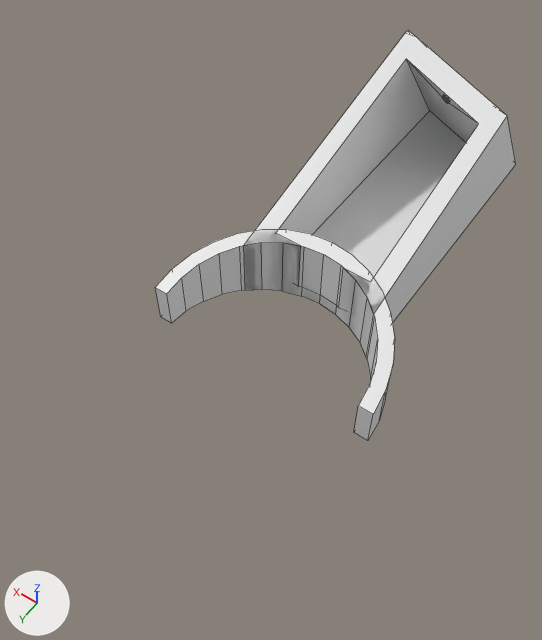
Before and after pictures for a commit that changed the Blender file model.blend.
Rendered twice from a 50 mm lens placed at (-49.9, 65.4, 122.6), pointed at (3.7, -9.7, 4.6). Every picture has the same lights, and +X, +Y and +Z are marked at lower left. Mesh edges are drawn as thin lines.

Before the edit, the objects in view are built like this:
```python
ob_angle_hole = bpy.data.objects.new('Angle Hole', me_cube_001)
ob_angle_hole.location = (0.0, -105.0, 3.0)
ob_angle_hole.rotation_euler = (0.0, 0.0, -0.436)  # degrees (0, 0, -25)
ob_angle_hole.scale = (40.0, 10.0, 10.0)
ob_angle_hole_2 = bpy.data.objects.new('Angle Hole 2', me_cube_002)
ob_angle_hole_2.location = (0.0, -105.0, 21.08)
ob_angle_hole_2.rotation_euler = (-0.611, 0.0, -0.436)  # degrees (-35, 0, -25)
ob_angle_hole_2.scale = (40.0, 20.0, 40.0)
ob_angle_hole_2_001 = bpy.data.objects.new('Angle Hole 2.001', me_cube_007)
ob_angle_hole_2_001.location = (0.0, -98.0, 21.08)
ob_angle_hole_2_001.rotation_euler = (-0.611, 0.0, -0.436)  # degrees (-35, 0, -25)
ob_angle_hole_2_001.scale = (40.0, 20.0, 40.0)
ob_arm = bpy.data.objects.new('Arm', me_cube)
ob_arm.location = (0.0, -50.0, 15.0)
ob_arm.scale = (15.0, 65.0, 15.0)
ob_cube = bpy.data.objects.new('Cube', me_cube_019)
ob_cube.location = (0.0, 20.0, 0.0)
ob_cube.scale = (25.0, 20.0, 40.0)
ob_cylinder = bpy.data.objects.new('Cylinder', me_cylinder)
ob_cylinder.location = (0.0, 0.0, 15.0)
ob_cylinder.scale = (25.0, 25.0, 15.0)
ob_front_angle_hole = bpy.data.objects.new('Front Angle Hole', me_cube_003)
ob_front_angle_hole.location = (0.0, 3.0, 50.0)
ob_front_angle_hole.rotation_euler = (-0.262, 0.0, 0.0)  # degrees (-15, 0, 0)
ob_front_angle_hole.scale = (30.0, 100.0, 40.0)
ob_hole = bpy.data.objects.new('Hole', me_cylinder_001)
ob_hole.location = (0.0, 0.0, 0.0)
ob_hole.scale = (22.0, 22.0, 40.0)
ob_nail_hole = bpy.data.objects.new('Nail Hole', me_cylinder_002)
ob_nail_hole.location = (0.0, -64.0, 21.0)
ob_nail_hole.rotation_euler = (1.309, 0.0, 0.0)  # degrees (75, 0, 0)
ob_nail_hole.scale = (1.0, 1.0, 17.0)
```
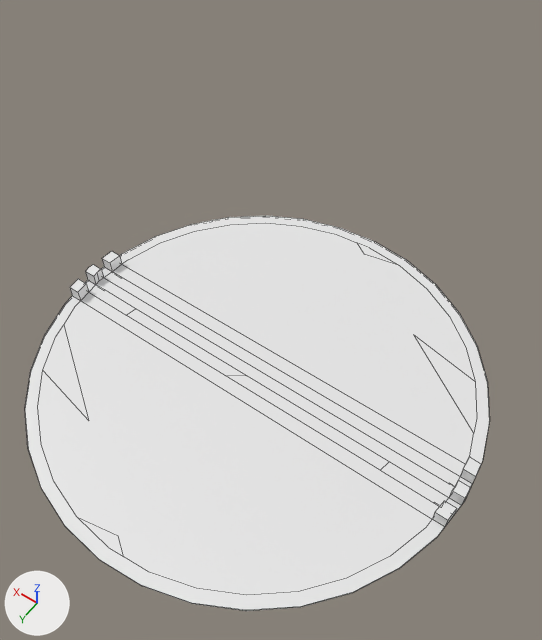
Not drawn themselves, but carrying or shaping drawn objects: ob_angle_hole_2, ob_front_angle_hole, ob_nail_hole, ob_angle_hole_2_001, ob_hole, ob_cube, ob_angle_hole, ob_hammer_trench.

Edits to the bpy script that builds the scene:
```text
Change ob_cylinder:
    ob_cylinder.location: (0.0, 0.0, 15.0) -> (0.0, 0.0, 0.8)
    ob_cylinder.scale: (25.0, 25.0, 15.0) -> (44.8, 44.8, 1.6)
    where _m = ob_cylinder.modifiers.new('Boolean.002', 'BOOLEAN')
    _m.object: ob_front_angle_hole -> ob_angle_hole
    add _m = ob_cylinder.modifiers.new('Boolean.003', 'BOOLEAN')
    add _m.object = ob_arm
    add _m = ob_cylinder.modifiers.new('Boolean.004', 'BOOLEAN')
    add _m.object = ob_hammer_trench
Change ob_hole:
    ob_hole.location: (0.0, 0.0, 0.0) -> (0.0, 0.0, 1.2)
    ob_hole.scale: (22.0, 22.0, 40.0) -> (42.4, 42.4, 1.6)
Change ob_cube:
    ob_cube.location: (0.0, 20.0, 0.0) -> (0.0, 2.4, 4.6)
    ob_cube.scale: (25.0, 20.0, 40.0) -> (50.0, 1.2, 5.0)
Change ob_arm:
    remove _m = ob_arm.modifiers.new('Boolean', 'BOOLEAN')
    remove _m.object = ob_hole
    remove _m = ob_arm.modifiers.new('Boolean.001', 'BOOLEAN')
    remove _m.object = ob_angle_hole
    remove _m = ob_arm.modifiers.new('Boolean.002', 'BOOLEAN')
    remove _m.object = ob_angle_hole_2
    remove _m = ob_arm.modifiers.new('Boolean.003', 'BOOLEAN')
    remove _m.object = ob_front_angle_hole
    remove _m = ob_arm.modifiers.new('Boolean.004', 'BOOLEAN')
    remove _m = ob_arm.modifiers.new('Boolean.005', 'BOOLEAN')
    remove _m = ob_arm.modifiers.new('Boolean.006', 'BOOLEAN')
    remove _m.object = ob_hammer_trench
    remove _m = ob_arm.modifiers.new('Boolean.007', 'BOOLEAN')
    remove _m.object = ob_nail_hole
    ob_arm.location: (0.0, -50.0, 15.0) -> (0.0, 40.0, 4.6)
    ob_arm.scale: (15.0, 65.0, 15.0) -> (50.0, 33.6, 5.0)
    add ob_arm.hide_set(True)
Change ob_angle_hole:
    ob_angle_hole.rotation_euler: (0.0, 0.0, -0.436) -> (0.0, 0.0, 0.0)  # degrees (0, 0, -25) -> degrees (0, 0, 0)
    ob_angle_hole.location: (0.0, -105.0, 3.0) -> (0.0, -2.4, 4.6)
    ob_angle_hole.scale: (40.0, 10.0, 10.0) -> (50.0, 1.2, 5.0)
Remove ob_angle_hole_2:
    ob_angle_hole_2 = bpy.data.objects.new('Angle Hole 2', me_cube_002)
    ob_angle_hole_2.location = (0.0, -105.0, 21.08)
    ob_angle_hole_2.rotation_euler = (-0.611, 0.0, -0.436)  # degrees (-35, 0, -25)
    ob_angle_hole_2.scale = (40.0, 20.0, 40.0)
    ob_angle_hole_2.hide_set(True)
Remove ob_front_angle_hole:
    ob_front_angle_hole = bpy.data.objects.new('Front Angle Hole', me_cube_003)
    ob_front_angle_hole.location = (0.0, 3.0, 50.0)
    ob_front_angle_hole.rotation_euler = (-0.262, 0.0, 0.0)  # degrees (-15, 0, 0)
    ob_front_angle_hole.scale = (30.0, 100.0, 40.0)
    ob_front_angle_hole.hide_set(True)
Remove ob_nail_hole:
    ob_nail_hole = bpy.data.objects.new('Nail Hole', me_cylinder_002)
    ob_nail_hole.location = (0.0, -64.0, 21.0)
    ob_nail_hole.rotation_euler = (1.309, 0.0, 0.0)  # degrees (75, 0, 0)
    ob_nail_hole.scale = (1.0, 1.0, 17.0)
    ob_nail_hole.hide_set(True)
Change ob_hammer_trench:
    remove _m = ob_hammer_trench.modifiers.new('Boolean', 'BOOLEAN')
    remove _m.object = ob_angle_hole_2_001
    ob_hammer_trench.location: (0.0, -61.0, 23.0) -> (0.0, -40.0, 4.6)
    ob_hammer_trench.scale: (11.0, 39.6, 20.0) -> (50.0, 33.6, 5.0)
Remove ob_angle_hole_2_001:
    ob_angle_hole_2_001 = bpy.data.objects.new('Angle Hole 2.001', me_cube_007)
    ob_angle_hole_2_001.location = (0.0, -98.0, 21.08)
    ob_angle_hole_2_001.rotation_euler = (-0.611, 0.0, -0.436)  # degrees (-35, 0, -25)
    ob_angle_hole_2_001.scale = (40.0, 20.0, 40.0)
    ob_angle_hole_2_001.hide_set(True)
```

Location of each change, (x1, y1, x2, y2) in pixels of the pictures (542 x 640 px):
'Cylinder', reshaped, moved, rescaled, modifiers changed, turned: before (155, 229, 395, 441); after (25, 216, 490, 611)
'Arm', deleted, hidden: before (244, 30, 516, 355)
